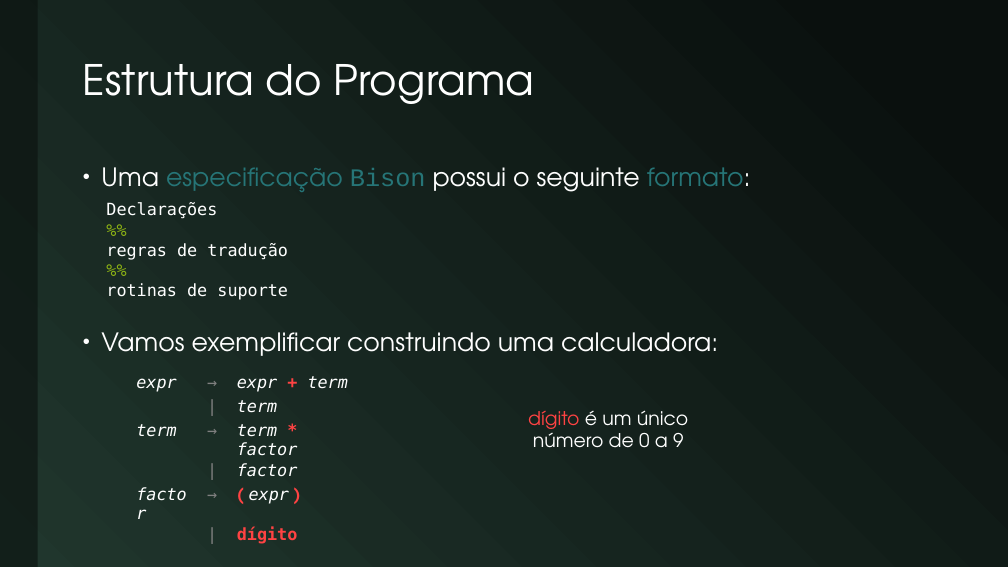
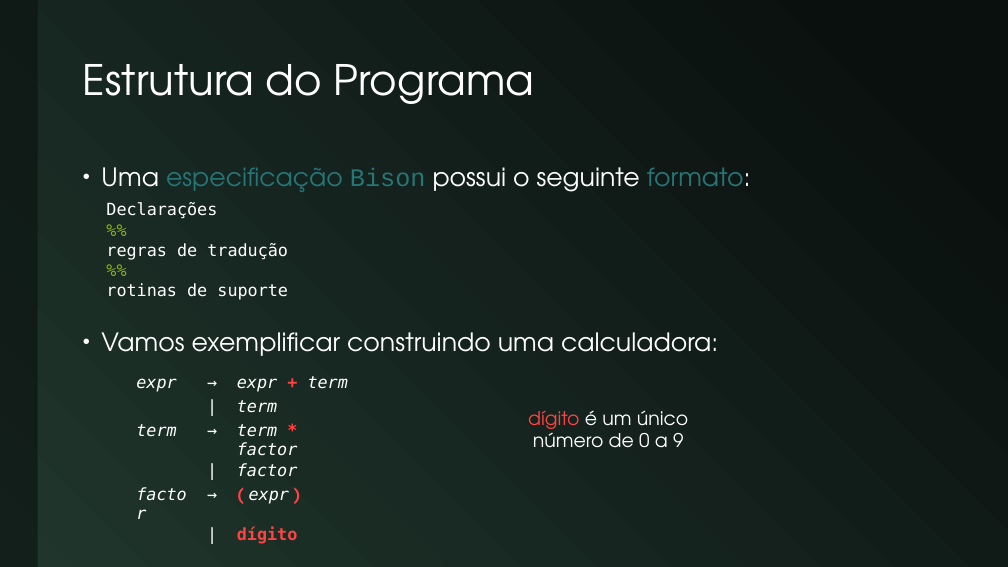
Before and after one commit to JudsonSS/Compiladores, a slide deck: slide 5 of Slides/24. Gerador de Analisador Sintático.pptx (slide 4 before the commit). Drawn at 1008x567 pixels with LibreOffice and Linux fonts; fonts in the diff are those of the drawing. Boxes give left, top, right and bottom in pixels: in the first picture for what was removed or moved away, otherwise in the second. Text is boxed around its words. In the diff, an @@ line names an element or a change of style, - is before the commit and + after.

```diff
--- a/Slides/24. Gerador de Analisador Sintático.pptx
+++ b/Slides/24. Gerador de Analisador Sintático.pptx
@@ table at [129,373,370,548] @@
@@ text colour #808080 to #FFFFFF in "→", "|", "→", "|" and 2 more places @@
```
Also in this commit, not shown: 3 other slides changed, 1 slide added.
